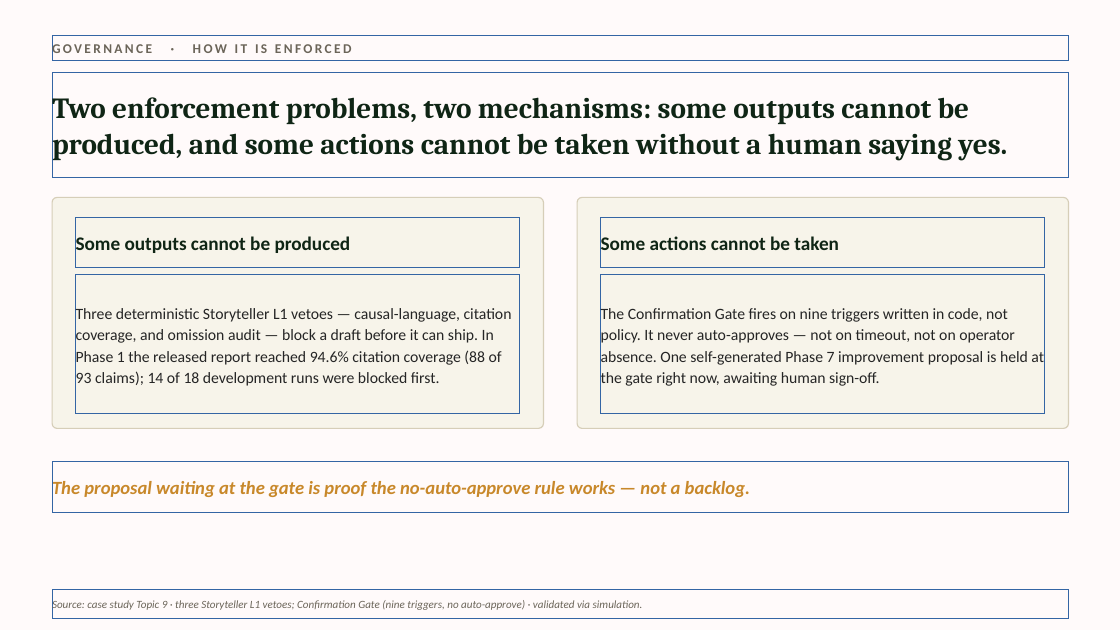
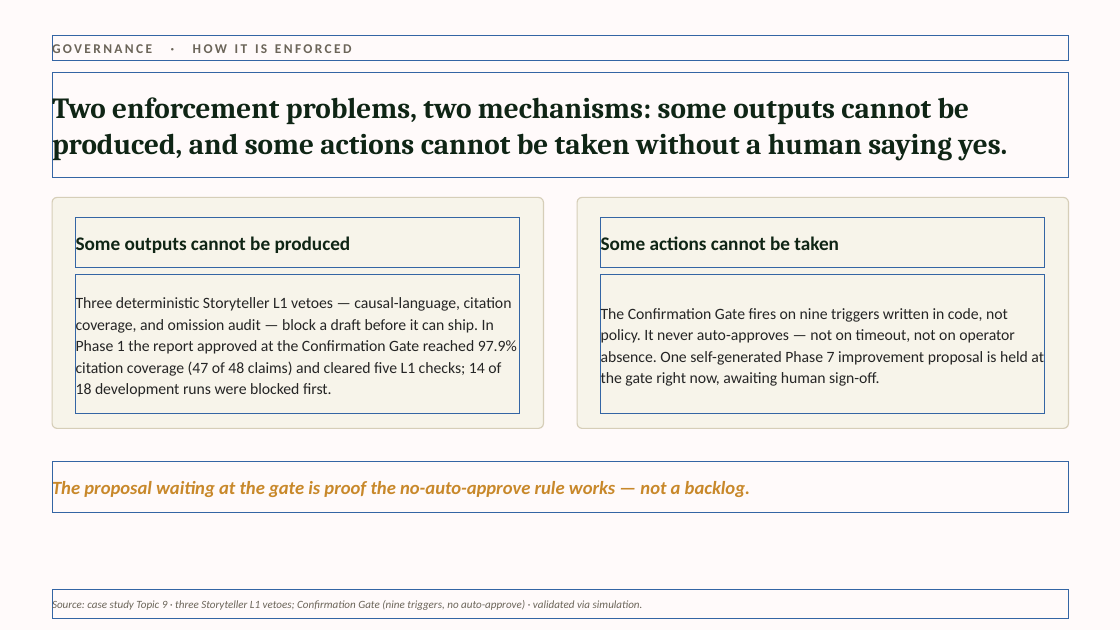
Before and after one commit to l-mota/maldros-analytics-system, a slide deck: slide 5 of case-study/maldros_case_study_deck.pptx. Drawn at 1120x630 pixels with LibreOffice and Linux fonts; fonts in the diff are those of the drawing. Boxes give left, top, right and bottom in pixels: in the first picture for what was removed or moved away, otherwise in the second. Text is boxed around its words. In the diff, an @@ line names an element or a change of style, - is before the commit and + after.

Commit message:
Apply fact-audit corrections (Maldros Interview Tasks 23 and 33)

```diff
--- a/case-study/maldros_case_study_deck.pptx
+++ b/case-study/maldros_case_study_deck.pptx
@@ text at (76,297,517,397): text changed @@
-Three deterministic Storyteller L1 vetoes — causal-language, citation coverage, and omission audit — block a draft before it can ship. In Phase 1 the released report reached 94.6% citation coverage (88 of 93 claims); 14 of 18 development runs were blocked first.
+Three deterministic Storyteller L1 vetoes — causal-language, citation coverage, and omission audit — block a draft before it can ship. In Phase 1 the report approved at the Confirmation Gate reached 97.9% citation coverage (47 of 48 claims) and cleared five L1 checks; 14 of 18 development runs were blocked first.
```
Also in this commit, not shown: 4 other slides changed, 4 other files.
